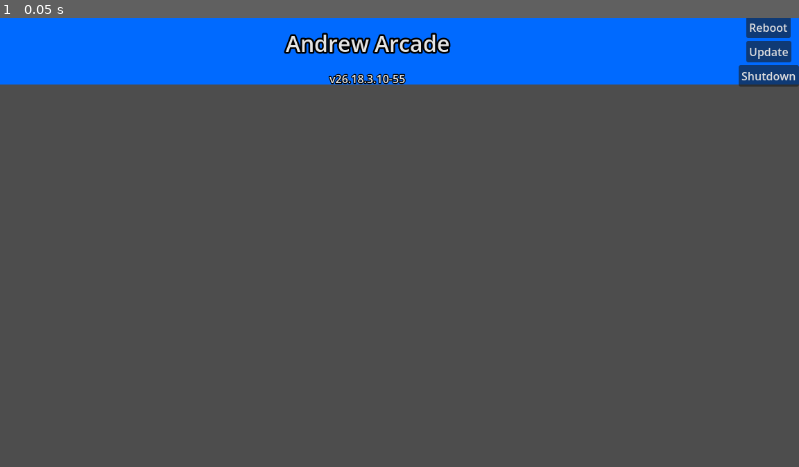
Above: before the commit, frame 1.
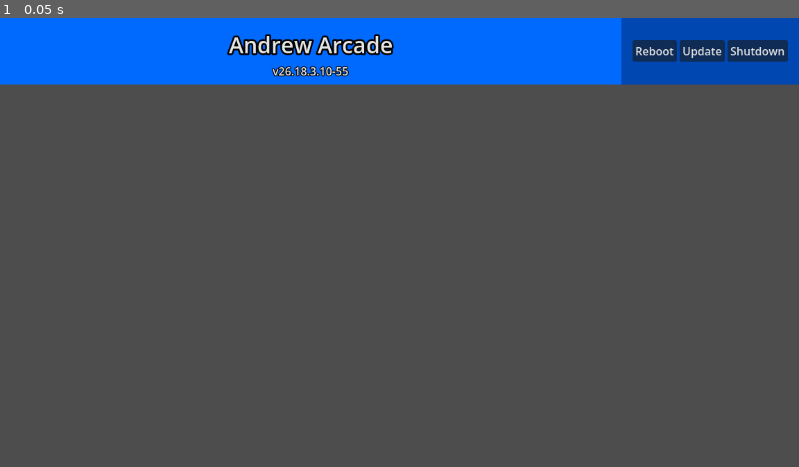
Above: after the commit, the same moment.

Repository: Andrew-Arcade/driver
Game: Godot game, scene res://scenes/main_ui/main_ui.tscn
Two runs of this game, one before a commit and one after it. Both use one fixed random seed, a clock stepped at 60 frames per second and the inputs below.
Inputs:
- Up to frame 1 (0.05 s): no input

The runs differ from the first frame. In frame 1, 4.7% of the frame differs, in the area x 28-100%, y 0-16%.
Error in both runs: Invalid type in function 'assign' in base 'Array[String]'. Cannot convert argument 1 from Nil to Array. (res://core/scripts/loaders/arcade_data_loader.gd:30)

Commit message:
title bar design

Diff:
--- a/godot-project/scenes/title_bar/title_bar.tscn
+++ b/godot-project/scenes/title_bar/title_bar.tscn
@@ -19,16 +19,9 @@
 [node name="TitleBar" type="Control" unique_id=1386892992]
 custom_minimum_size = Vector2(0, 96)
 layout_mode = 3
-anchors_preset = 0
-
-[node name="ColorRect" type="ColorRect" parent="." unique_id=1261241046]
-layout_mode = 1
-anchors_preset = 15
+anchors_preset = 10
 anchor_right = 1.0
-anchor_bottom = 1.0
 grow_horizontal = 2
-grow_vertical = 2
-color = Color(0, 0.41568628, 1, 1)
 
 [node name="HBoxContainer" type="HBoxContainer" parent="." unique_id=242733019]
 layout_mode = 1
@@ -37,50 +30,88 @@
 anchor_bottom = 1.0
 grow_horizontal = 2
 grow_vertical = 2
+theme_override_constants/separation = 0
 
-[node name="VBoxContainer" type="VBoxContainer" parent="HBoxContainer" unique_id=829525125]
+[node name="Control" type="Control" parent="HBoxContainer" unique_id=1005832627]
 layout_mode = 2
 size_flags_horizontal = 3
-theme_override_constants/separation = 0
 
-[node name="Title" type="Label" parent="HBoxContainer/VBoxContainer" unique_id=937498503]
+[node name="Background" type="ColorRect" parent="HBoxContainer/Control" unique_id=1261241046]
+layout_mode = 1
+anchors_preset = 15
+anchor_right = 1.0
+anchor_bottom = 1.0
+grow_horizontal = 2
+grow_vertical = 2
+size_flags_vertical = 3
+size_flags_stretch_ratio = 15.0
+color = Color(0, 0.41568628, 1, 1)
+
+[node name="VBoxContainer" type="VBoxContainer" parent="HBoxContainer/Control" unique_id=1537134701]
+layout_mode = 1
+anchors_preset = 15
+anchor_right = 1.0
+anchor_bottom = 1.0
+grow_horizontal = 2
+grow_vertical = 2
+size_flags_horizontal = 3
+
+[node name="Title" type="Label" parent="HBoxContainer/Control/VBoxContainer" unique_id=937498503]
 layout_mode = 2
 size_flags_horizontal = 3
-size_flags_vertical = 6
+size_flags_vertical = 3
+size_flags_stretch_ratio = 2.0
 text = "Andrew Arcade"
 label_settings = SubResource("LabelSettings_qik5l")
 horizontal_alignment = 1
-vertical_alignment = 1
+vertical_alignment = 2
 
-[node name="Version" type="Label" parent="HBoxContainer/VBoxContainer" unique_id=1113364027]
+[node name="Version" type="Label" parent="HBoxContainer/Control/VBoxContainer" unique_id=1113364027]
 layout_mode = 2
-size_flags_horizontal = 3
-size_flags_vertical = 1
+size_flags_vertical = 3
 text = "vX.X"
 label_settings = SubResource("LabelSettings_xl4qa")
 horizontal_alignment = 1
-vertical_alignment = 1
 script = ExtResource("1_ilpr6")
 
-[node name="VBoxContainer2" type="VBoxContainer" parent="HBoxContainer" unique_id=193458389]
+[node name="Controls" type="Control" parent="HBoxContainer" unique_id=722684087]
+custom_minimum_size = Vector2(256, 0)
 layout_mode = 2
+
+[node name="Background" type="ColorRect" parent="HBoxContainer/Controls" unique_id=1122215685]
+layout_mode = 1
+anchors_preset = 15
+anchor_right = 1.0
+anchor_bottom = 1.0
+grow_horizontal = 2
+grow_vertical = 2
+color = Color(0, 0.28026104, 0.6964574, 1)
+
+[node name="HBoxContainer" type="HBoxContainer" parent="HBoxContainer/Controls" unique_id=117189240]
+layout_mode = 1
+anchors_preset = 15
+anchor_right = 1.0
+anchor_bottom = 1.0
+grow_horizontal = 2
+grow_vertical = 2
 alignment = 1
 
-[node name="Reboot" type="Button" parent="HBoxContainer/VBoxContainer2" unique_id=1988035732]
+[node name="Reboot" type="Button" parent="HBoxContainer/Controls/HBoxContainer" unique_id=1988035732]
 layout_mode = 2
 size_flags_horizontal = 4
 size_flags_vertical = 4
 text = "Reboot"
 script = ExtResource("2_jag7e")
 
-[node name="Update" type="Button" parent="HBoxContainer/VBoxContainer2" unique_id=1864377460]
+[node name="Update" type="Button" parent="HBoxContainer/Controls/HBoxContainer" unique_id=1864377460]
 layout_mode = 2
 size_flags_horizontal = 4
 size_flags_vertical = 4
 text = "Update"
 script = ExtResource("3_ldf6x")
 
-[node name="Shutdown" type="Button" parent="HBoxContainer/VBoxContainer2" unique_id=475547550]
+[node name="Shutdown" type="Button" parent="HBoxContainer/Controls/HBoxContainer" unique_id=475547550]
 layout_mode = 2
+size_flags_vertical = 4
 text = "Shutdown"
 script = ExtResource("4_iroyi")
